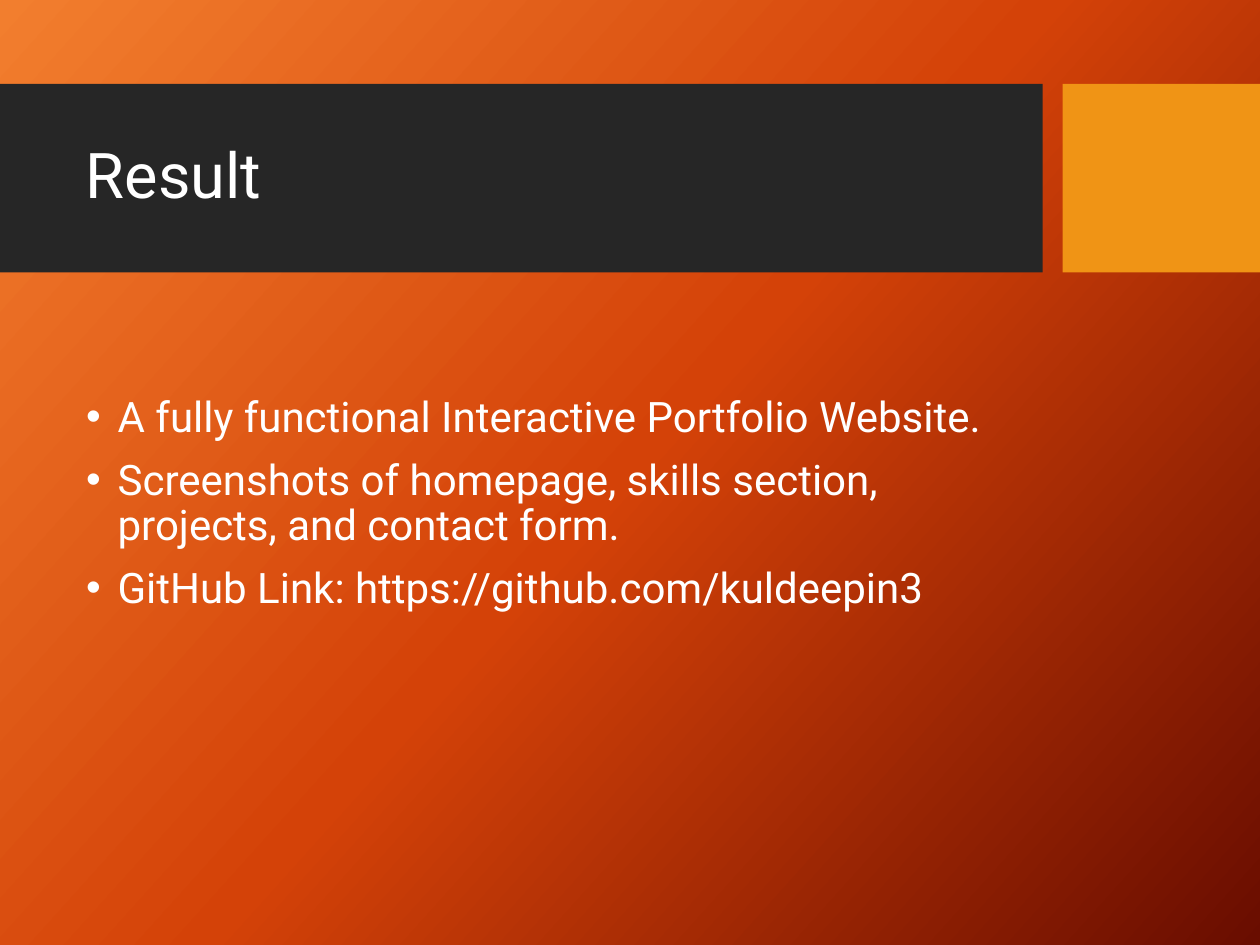
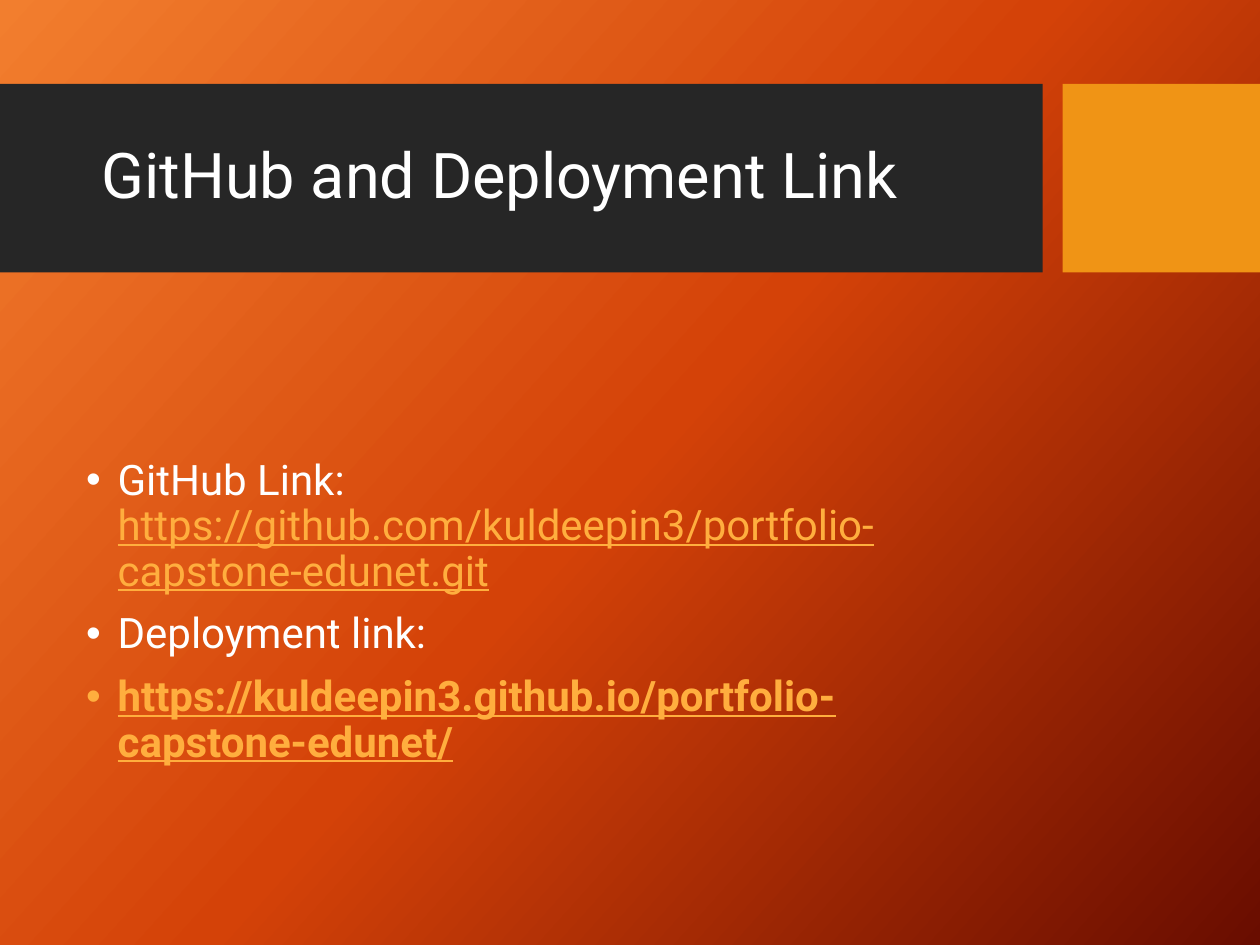
Before and after one commit to kuldeepin3/portfolio-capstone-edunet, a slide deck: slide 22 of Interactive_Portfolio_Presentation (1).pptx (slide 15 before the commit). Drawn at 1260x945 pixels with LibreOffice and Linux fonts; fonts in the diff are those of the drawing; background and template pictures are left out. Boxes give left, top, right and bottom in pixels: in the first picture for what was removed or moved away, otherwise in the second. Text is boxed around its words. In the diff, an @@ line names an element or a change of style, - is before the commit and + after.

```diff
--- a/Interactive_Portfolio_Presentation (1).pptx
+++ b/Interactive_Portfolio_Presentation (1).pptx
@@ title at (101, 150, 897, 212): text changed @@
-Result
+GitHub and Deployment Link
@@ text at (118, 463, 874, 766): text changed; text colour #FFFFFF to #FFAE3E @@
-• A fully functional Interactive Portfolio Website.
-• Screenshots of homepage, skills section, projects, and contact form.
-• GitHub Link: https://github.com/kuldeepin3
+• GitHub Link: https://github.com/kuldeepin3/portfolio-capstone-edunet.git
+• Deployment link:
+• https://kuldeepin3.github.io/portfolio-capstone-edunet/
```
Also in this commit, not shown: 5 other slides changed, 6 slides added, 7 slides removed.
